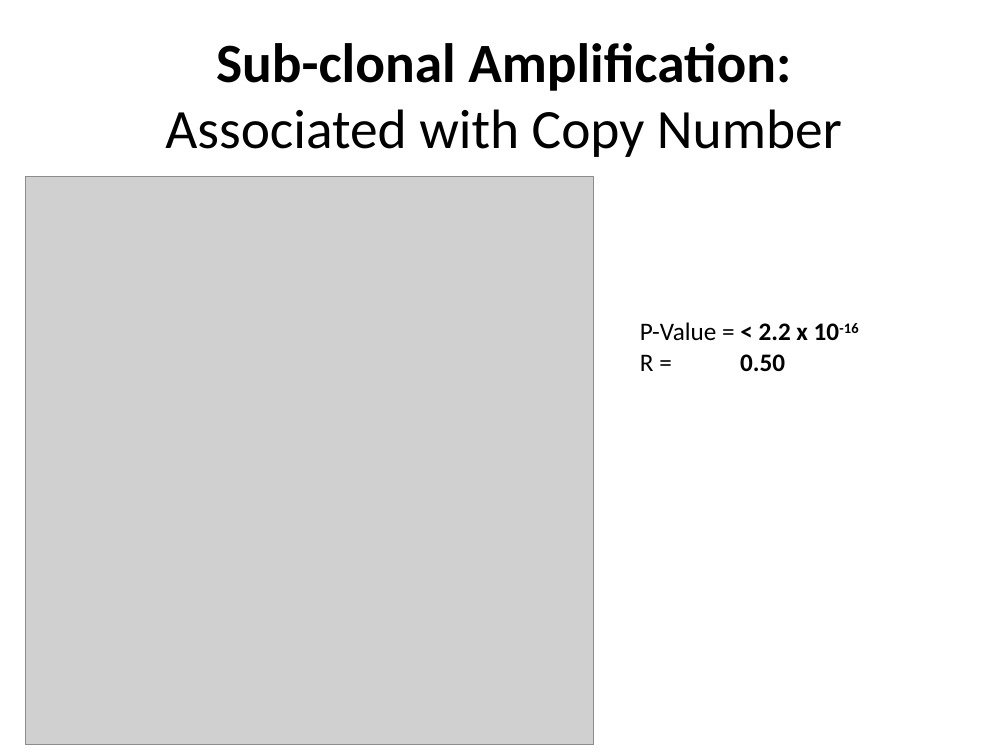
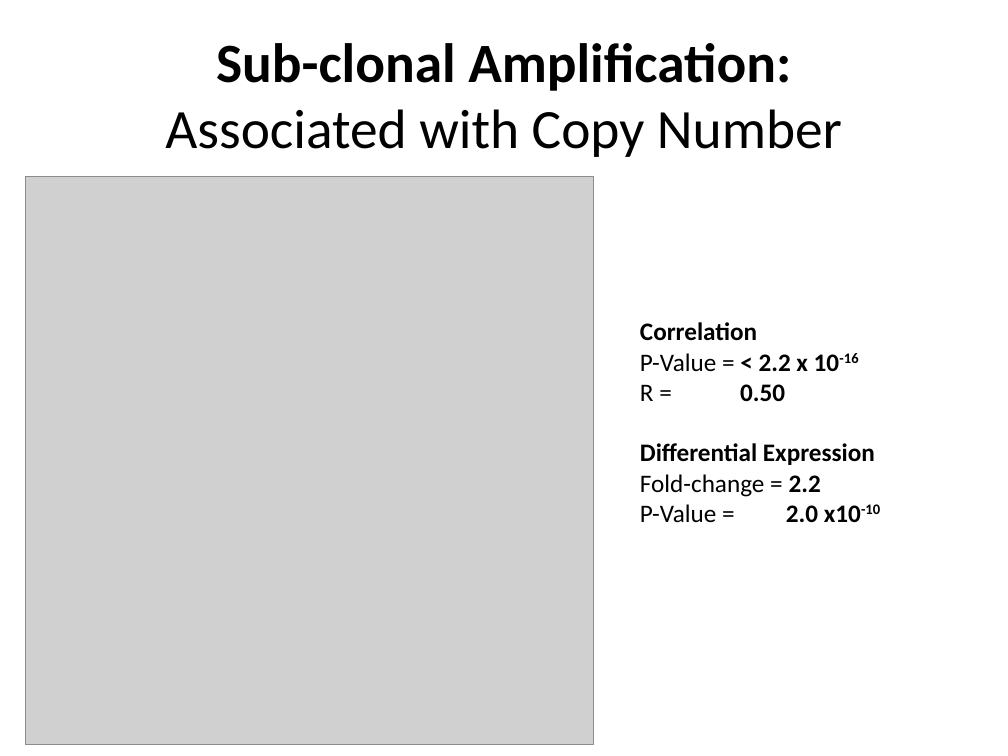
Before and after one commit to cplaisier/isbIntoSysBio, a slide deck: slide 46 of differentialExpressionAnalysis.pptx (slide 45 before the commit). Drawn at 1008x756 pixels with LibreOffice and Linux fonts; fonts in the diff are those of the drawing; grey boxes stand for pictures. Boxes give left, top, right and bottom in pixels: in the first picture for what was removed or moved away, otherwise in the second. Text is boxed around its words. In the diff, an @@ line names an element or a change of style, - is before the commit and + after.

```diff
--- a/differentialExpressionAnalysis.pptx
+++ b/differentialExpressionAnalysis.pptx
@@ text at bbox=[640, 322, 757, 340]: paragraph added @@
+Correlation
@@ text at bbox=[640, 443, 880, 522]: paragraphs added @@
+Differential Expression
+Fold-change = 2.2
+P-Value = 2.0 x10-10
```
Also in this commit, not shown: 7 other slides changed, 1 slide added, 9 other files.
